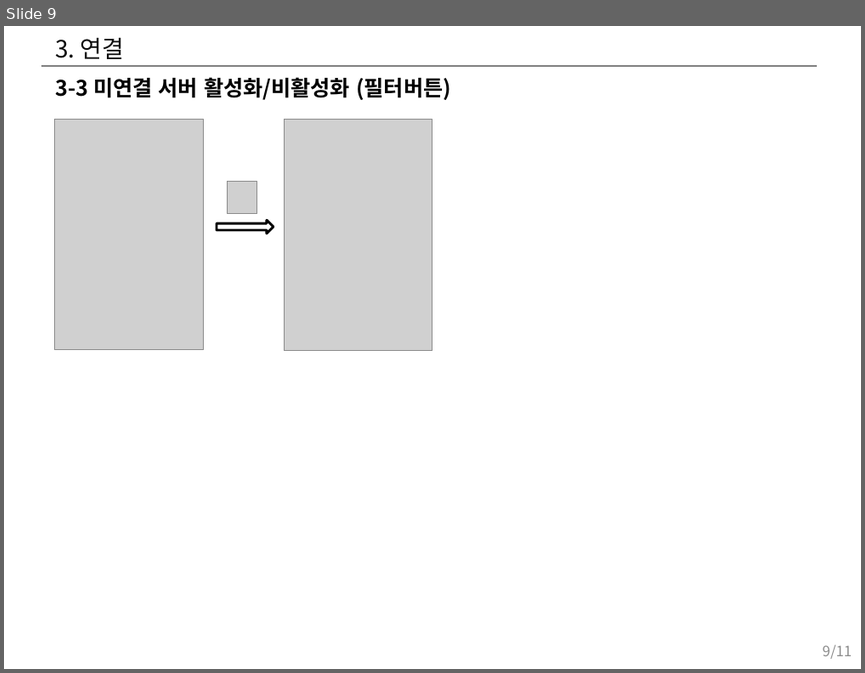
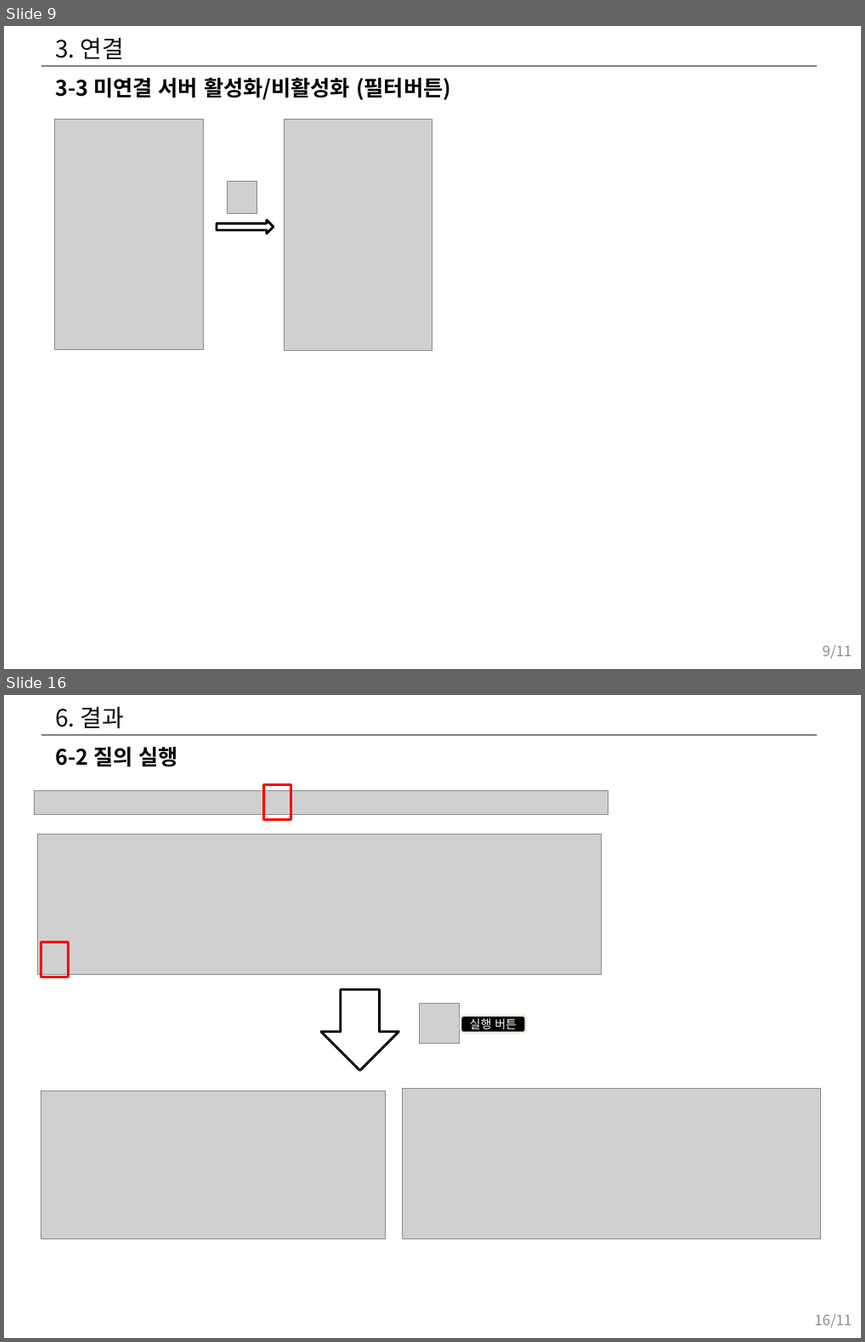
Before and after one commit to hwany7seo/gdbms_document, a slide deck: mockup/시각화도구_UI_UX_기획서.pptx. Shown one above the other, each under a label of ours: slide 9 before the commit, slides 9 and 16 after it; the slides between them are not shown. The pictures are 865x673 and 865x1342 pixels, drawn with LibreOffice and Linux fonts; fonts in the diff are those of the drawing; grey boxes stand for pictures. Boxes give left, top, right and bottom in pixels: in the first picture for what was removed or moved away, otherwise in the second. Text is boxed around its words. In the diff, an @@ line names an element or a change of style, - is before the commit and + after.

```diff
--- a/mockup/시각화도구_UI_UX_기획서.pptx
+++ b/mockup/시각화도구_UI_UX_기획서.pptx
@@ slide 16 added at bbox=[4, 695, 861, 1338], background #FFFFFF; not listed: 1 template element that a slide beside it also shows @@
@@ title added at bbox=[55, 706, 125, 729], 20 pt, text #0D0D0D @@
+6. 결과
@@ text added at bbox=[55, 747, 177, 767], 18 pt, text #000000, bold @@
+6-2 질의 실행
@@ picture added at bbox=[34, 791, 608, 815] @@
@@ rectangle added at bbox=[263, 785, 290, 819], outline #FF0000 2 pt @@
@@ picture added at bbox=[38, 834, 602, 975] @@
@@ rectangle added at bbox=[41, 941, 68, 976], outline #FF0000 2 pt @@
@@ down arrow added at bbox=[321, 990, 399, 1071], fill #FFFFFF, outline #000000 2 pt @@
@@ picture added at bbox=[420, 1004, 460, 1043] @@
@@ rounded rectangle added at bbox=[460, 1015, 526, 1032], fill #000000, outline #EEECE1 2 pt, 10 pt, text #FFFFFF @@
+실행 버튼
@@ picture added at bbox=[41, 1091, 386, 1239] @@
@@ picture added at bbox=[403, 1089, 821, 1239] @@
@@ page number added at bbox=[814, 1314, 851, 1327], 12 pt, text #8C8C8C @@
+16/11
```
Also in this commit, not shown: 3 slides changed, 8 other slides added, 6 other files.
